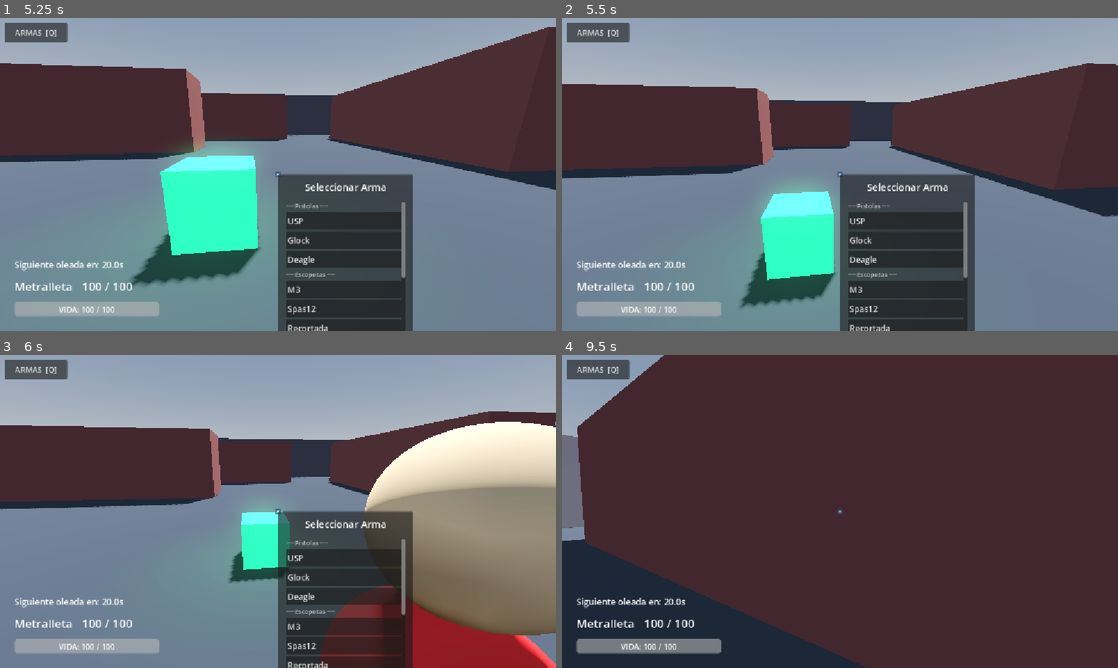
Above: before the commit, frames 1-4 (two rows, left to right).
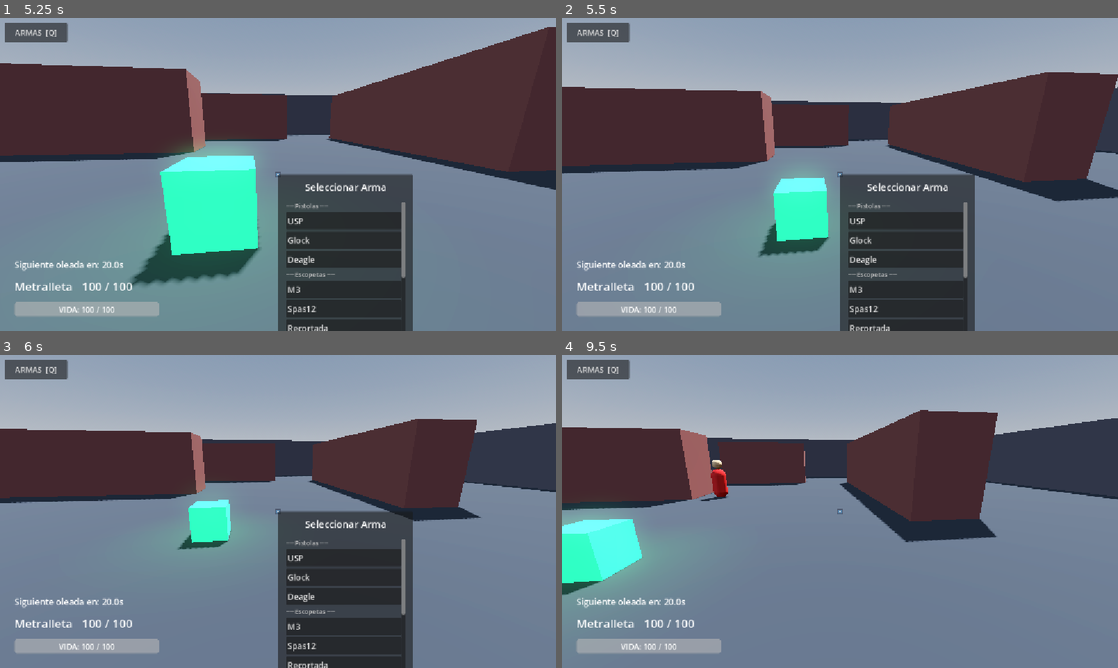
Above: after the commit, the same moments.

Repository: Jillkrav/Fps-Prueba
Game: Godot game, scene res://scenes/main_menu.tscn
Same seed, same stepped clock (60 frames per second), same inputs: the game is played once before the commit and once after it. The engine's default icon, where the game draws it, is replaced by a stand-in: a white triangle on a blue panel in a dark square.
Inputs (mouse positions are in pixels of both pictures, inside the frame that each line leads up to):
- Up to frame 1 (5.25 s): click "JUGAR" at 0.5 s; click "MAPA 1 (Laberíntico)" at 1.25 s; click "ARMAS [Q]" at 2 s; click "🔴 EQUIPO ROJO" at 2.75 s; click "USP" at 3.5 s; tap Enter (ui_accept) at 4.25, 4.52 s; move the mouse to (305, 174) at 4.27 s; hold W 4.28-5.03 s; tap Q at 4.35 s; click (305, 174) at 4.42 s; move the mouse to (166, 190) at 5.02 s; hold S from 5.03 s (still down); tap R at 5.1 s
- Up to frame 2 (5.5 s): keep holding S; tap Enter (ui_accept) at 5.27 s
- Up to frame 3 (6 s): move the mouse to (333, 442) at 5.77 s; release S at 5.78 s; hold D from 5.78 s (still down); hold F from 5.78 s (still down)
- Up to frame 4 (9.5 s): move the mouse to (812, 574) at 6.52 s; release D at 6.53 s; release F at 6.53 s; hold W 6.53-7.28 s; tap Space at 6.6 s; click (812, 574) at 6.67 s; tap Enter (ui_accept) at 6.77, 7.52, 8.27 s; move the mouse to (1006, 558) at 7.27 s; hold A 7.28-8.03 s; tap Q at 7.35 s; move the mouse to (795, 508) at 8.02 s; hold W from 8.03 s (still down); tap R at 8.1 s; move the mouse to (845, 511) at 8.77 s; hold F from 8.78 s (still down); click (845, 511) at 8.92 s

Frame 1 is identical in both runs. In frame 2, 8.2% of the frame differs, in the area x 0-100%, y 14-93%; in frame 3, 30%; in frame 4, 82%, in the area x 0-100%, y 0-100%.
Error before the commit: Parse Error: Identifier "_relacion_forzada" not declared in the current scope. (res://scripts/npc_pistolero.gd:14)

Commit message:
fix: eliminar _relacion_forzada de npc_pistolero, npc_escopetero y npc_melee; respetar relacion/equipo asignado por spawner

Diff:
--- a/scripts/npc_escopetero.gd
+++ b/scripts/npc_escopetero.gd
@@ -3,21 +3,23 @@
 class_name NpcEscopetero
 
 func _ready() -> void:
-	npc_name    = "NPC Escopeta"
-	experiencia = Experiencia.MEDIA
-	estado      = Estado.IDLE
-	speed       = 3.0
+	npc_name     = "NPC Escopeta"
+	experiencia  = Experiencia.MEDIA
+	estado       = Estado.IDLE
+	speed        = 3.0
 	attack_range = 6.0
 	attack_rate  = 2.0
 
-	# Solo sobreescribe la relacion si NO fue forzada externamente
-	if not _relacion_forzada:
-		relacion = Relacion.ENEMIGO
+	# La relacion y el equipo son asignados por el spawner ANTES de _ready.
+	# Solo usamos ENEMIGO como valor por defecto si el spawner no asigno nada.
+	if relacion == Relacion.ENEMIGO and equipo == "rojo":
+		pass  # valores por defecto correctos, no tocar
+	# Si el spawner asigno AMIGABLE, respetar esa asignacion sin sobreescribir.
 
 	# Arma: usa nombre_arma si fue asignado externamente, si no usa M3 por defecto
 	if nombre_arma == "":
 		nombre_arma = "M3"
-	var cfg := ConfigManager.get_arma(nombre_arma)
+	var cfg: Dictionary = ConfigManager.get_arma(nombre_arma)
 	damage = float(cfg.get("DañoAlNPC", 132.0))
 
 	super._ready()
@@ -39,7 +41,7 @@
 	if result and result.get("collider") == target:
 		target.take_damage(damage * damage_mult)
 		for _i in range(4):
-			var offset_end := target.global_transform.origin + Vector3(
+			var offset_end: Vector3 = target.global_transform.origin + Vector3(
 				randf_range(-0.4, 0.4),
 				randf_range(-0.4, 0.4),
 				randf_range(-0.4, 0.4)
--- a/scripts/npc_melee.gd
+++ b/scripts/npc_melee.gd
@@ -4,14 +4,20 @@
 
 func _ready() -> void:
 	npc_name     = "NPC Melee"
-	relacion     = Relacion.ENEMIGO
 	experiencia  = Experiencia.MEDIA
 	estado       = Estado.IDLE
 	speed        = 4.0
 	attack_range = 1.5
 	attack_rate  = 1.0
-	# damage fijo de melee (no tiene arma en skill.json, valor razonable)
+	# damage fijo de melee (no tiene arma en skill.cfg.json, valor razonable)
 	damage = 15.0
+
+	# La relacion y el equipo son asignados por el spawner ANTES de _ready.
+	# NO sobreescribir relacion aqui para respetar aliados spawneados.
+	# Solo garantizar defaults si el spawner no toco nada.
+	if relacion == Relacion.ENEMIGO and equipo == "rojo":
+		pass  # defaults correctos
+
 	super._ready()
 
 func perform_attack() -> void:
--- a/scripts/npc_pistolero.gd
+++ b/scripts/npc_pistolero.gd
@@ -3,22 +3,24 @@
 class_name NpcPistolero
 
 func _ready() -> void:
-	npc_name    = "NPC Pistolero"
-	experiencia = Experiencia.MEDIA
-	estado      = Estado.IDLE
-	speed       = 2.5
+	npc_name     = "NPC Pistolero"
+	experiencia  = Experiencia.MEDIA
+	estado       = Estado.IDLE
+	speed        = 2.5
 	attack_range = 12.0
 	attack_rate  = 1.5
 
-	# Solo sobreescribe la relacion si NO fue forzada externamente
-	if not _relacion_forzada:
-		relacion = Relacion.ENEMIGO
+	# La relacion y el equipo son asignados por el spawner ANTES de _ready.
+	# Solo usamos ENEMIGO como valor por defecto si el spawner no asigno nada.
+	if relacion == Relacion.ENEMIGO and equipo == "rojo":
+		pass  # valores por defecto correctos, no tocar
+	# Si el spawner asigno AMIGABLE, respetar esa asignacion sin sobreescribir.
 
 	# Arma: usa nombre_arma si fue asignado externamente, si no usa USP por defecto
 	if nombre_arma == "":
 		nombre_arma = "USP"
-	var cfg := ConfigManager.get_arma(nombre_arma)
-	damage = float(cfg.get("DañoAlNPC", 30.0))
+	var cfg: Dictionary = ConfigManager.get_arma(nombre_arma)
+	damage = float(cfg.get("DaNNÃ±oAlNPC", cfg.get("DañoAlNPC", 30.0)))
 
 	super._ready()
 
